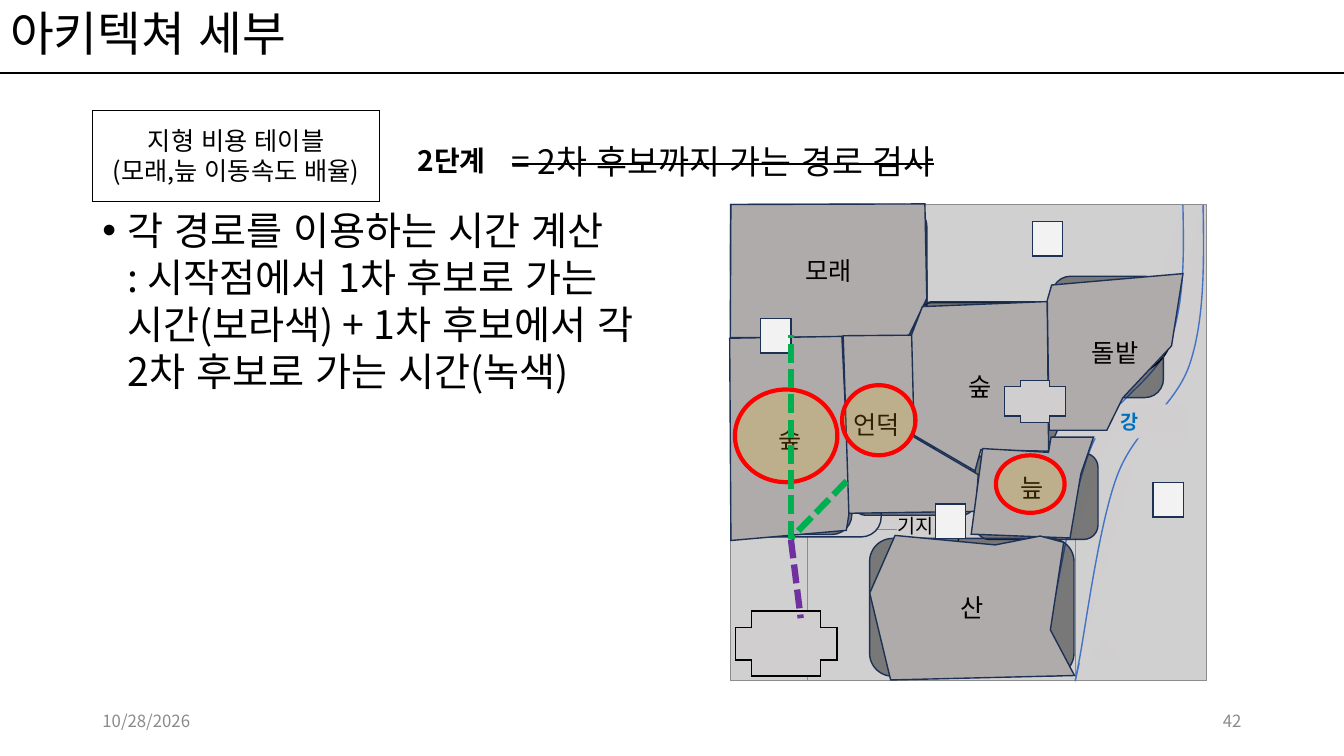
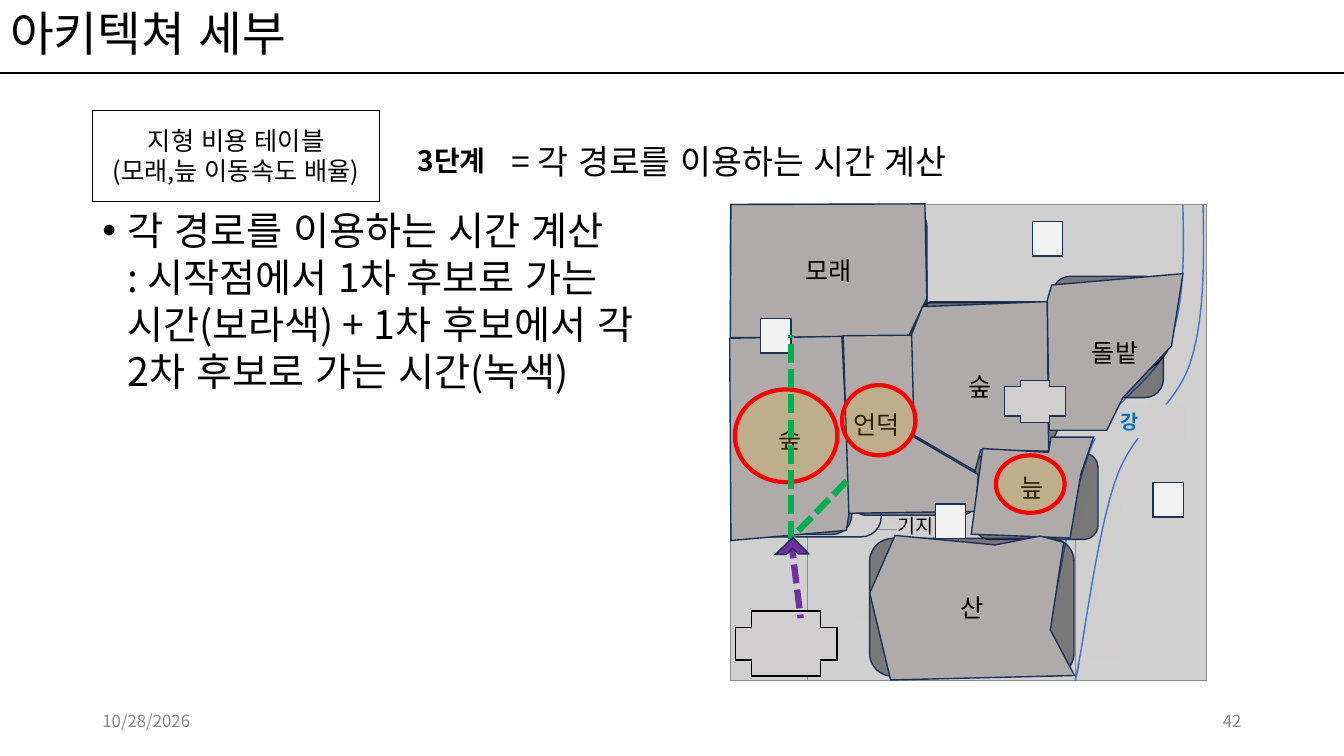
Before and after one commit to kwakyerin/2026_Graduation_Project, a slide deck: slide 42 of documents/HyunahKwon/design/designing/for_teammates/배트와 달트_기획.pptx. Drawn at 1344x756 pixels with LibreOffice and Linux fonts; fonts in the diff are those of the drawing; grey boxes stand for pictures. Boxes give left, top, right and bottom in pixels: in the first picture for what was removed or moved away, otherwise in the second. Text is boxed around its words. In the diff, an @@ line names an element or a change of style, - is before the commit and + after.

Commit message:
아키텍쳐 지형 고려 단계 기획 및 정리 완료
전체 기획서에 해당 내용 위치함

```diff
--- a/documents/HyunahKwon/design/designing/for_teammates/배트와 달트_기획.pptx
+++ b/documents/HyunahKwon/design/designing/for_teammates/배트와 달트_기획.pptx
@@ text at [418, 147, 486, 174]: text changed @@
-2단계
+3단계
@@ text at [538, 146, 947, 177]: text changed @@
-= 2차 후보까지 가는 경로 검사
+= 각 경로를 이용하는 시간 계산
@@ half frame added at [775, 538, 809, 571], fill #7030A0, outline #1E3256 1 pt @@
```
Also in this commit, not shown: 70 other slides changed, 3 slides added, 1 other file.
